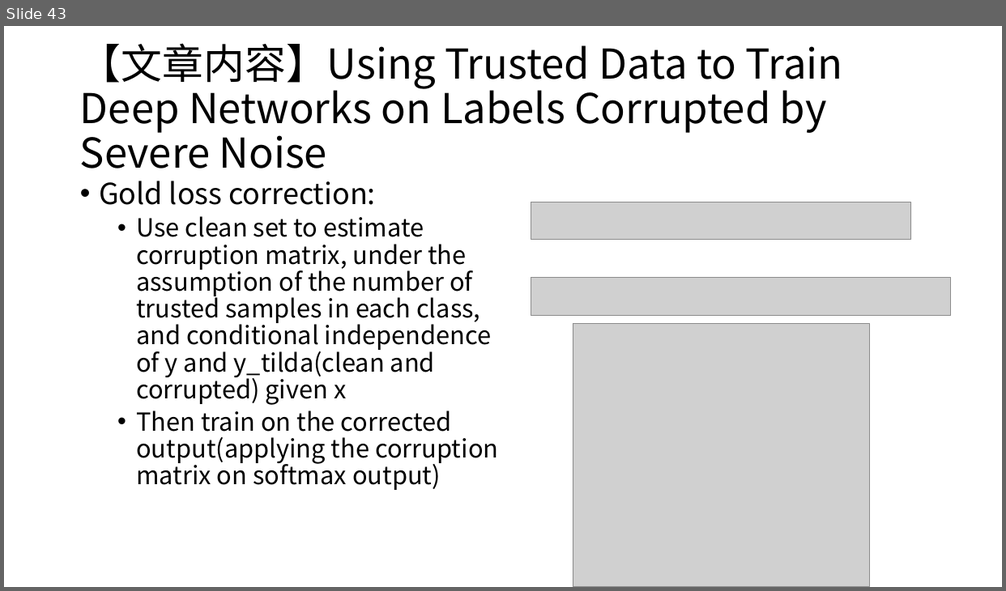
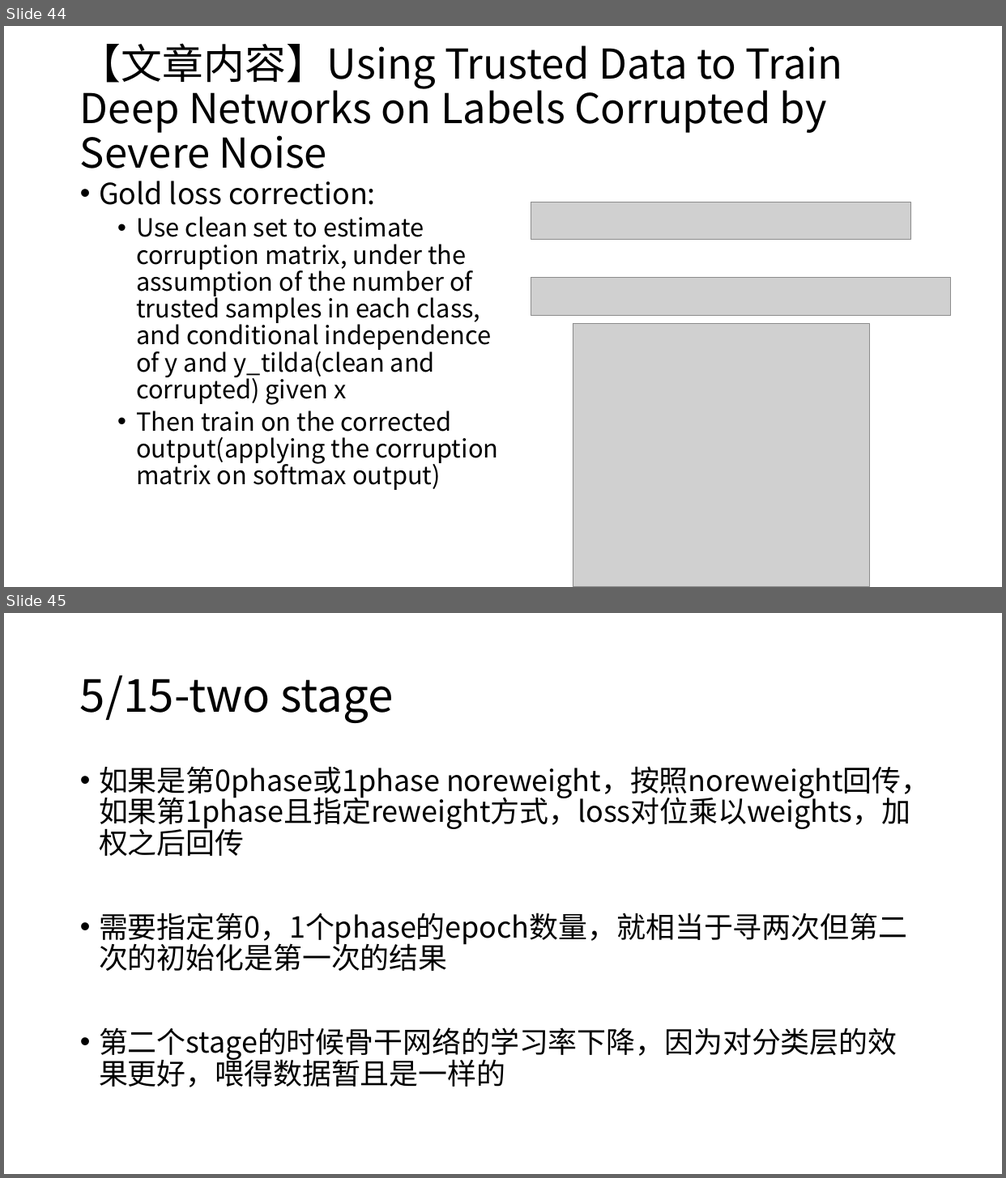
Before and after one commit to Adamli12/Uncertainty-quantification, a slide deck: all_thoughts.pptx. Shown one above the other, each under a label of ours: slide 43 before the commit, slides 44 and 45 after it. The pictures are 1006x591 and 1006x1178 pixels, drawn with LibreOffice and Linux fonts; fonts in the diff are those of the drawing; grey boxes stand for pictures. Boxes give left, top, right and bottom in pixels: in the first picture for what was removed or moved away, otherwise in the second. Text is boxed around its words. In the diff, an @@ line names an element or a change of style, - is before the commit and + after.

```diff
--- a/all_thoughts.pptx
+++ b/all_thoughts.pptx
@@ slide 45 added at (4,613,1002,1174), background #FFFFFF @@
@@ title added at (80,675,393,723), 44 pt, text #000000 @@
+5/15-two stage
@@ text added at (99,766,931,1088), 28 pt, text #000000 @@
+• 如果是第0phase或1phase noreweight，按照noreweight回传，如果第1phase且指定reweight方式，loss对位乘以weights，加权之后回传
+• 需要指定第0，1个phase的epoch数量，就相当于寻两次但第二次的初始化是第一次的结果
+• 第二个stage的时候骨干网络的学习率下降，因为对分类层的效果更好，喂得数据暂且是一样的
@@ what was slide 43 is now slide 44 @@
```
Also in this commit, not shown: 5 other slides added, 6 other files.
